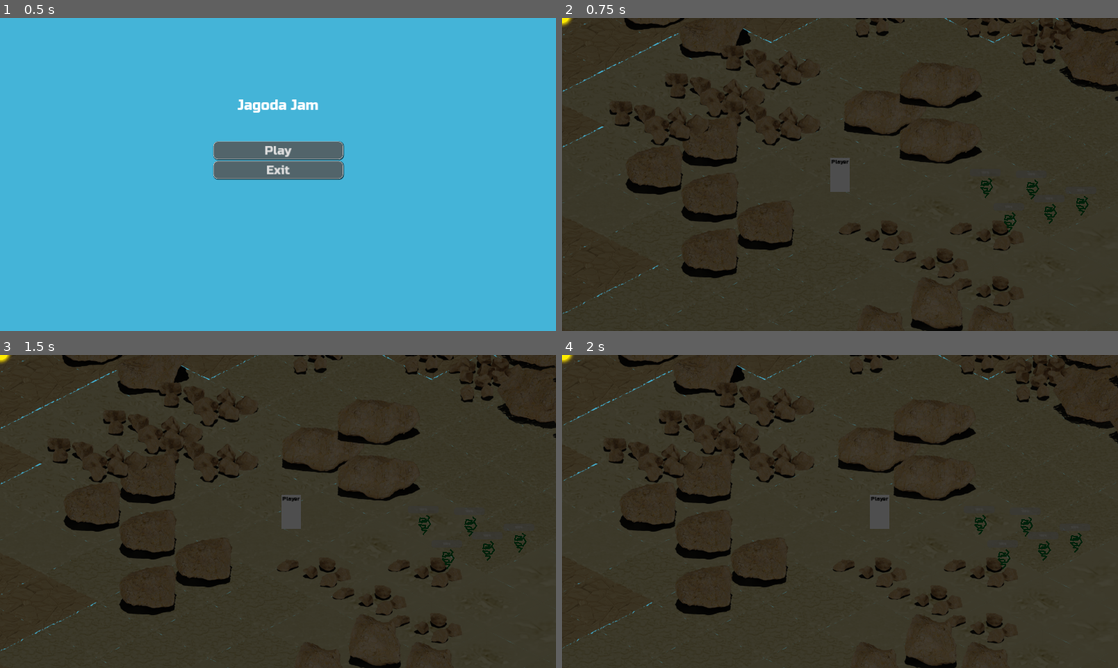
Above: before the commit, frames 1-4 (two rows, left to right).
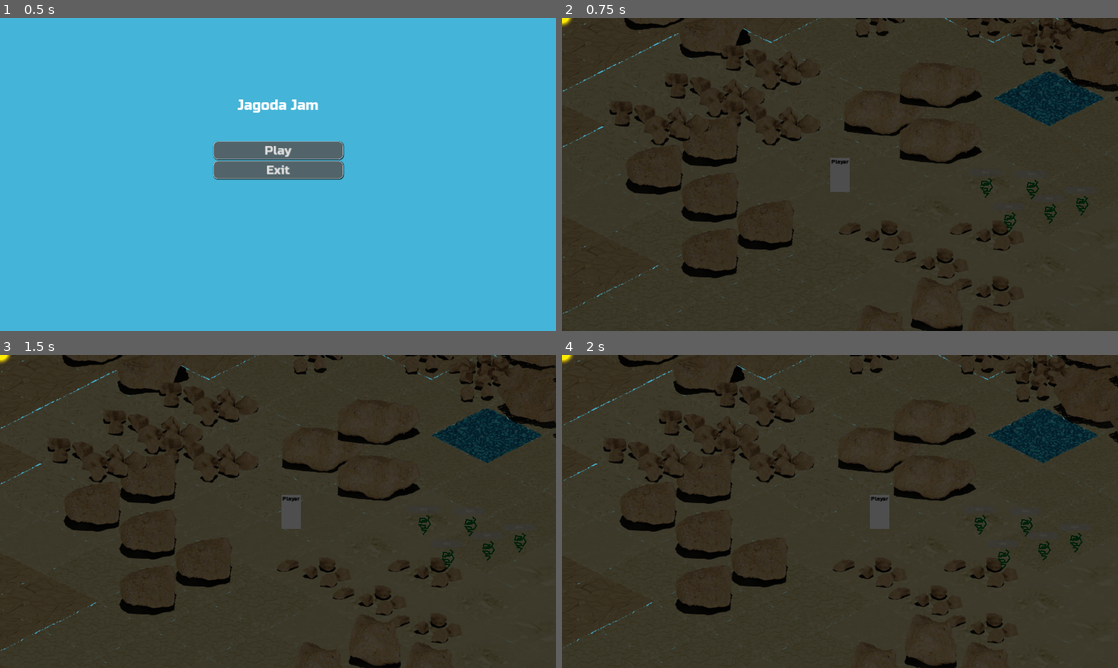
Above: after the commit, the same moments.

Repository: lorentzo/jagoda-jam
Game: Godot game, scene res://Scenes/MainMenu.tscn
Two runs of this game, one before a commit and one after it. Both use one fixed random seed, a clock stepped at 60 frames per second and the inputs below.
Inputs:
- Up to frame 1 (0.5 s): no input
- Up to frame 2 (0.75 s): click "Play" at 0.5 s
- Up to frame 3 (1.5 s): tap Enter at 1.25 s; hold Right (walk-right) from 1.28 s (still down)
- Up to frame 4 (2 s): keep holding Right (walk-right)

Frame 1 is identical in both runs. In frame 2, 1.8% of the frame differs, in the area x 77-98%, y 17-35%; in frame 3, 1.8%; in frame 4, 1.8%, in the area x 76-97%, y 17-35%.

Commit message:
add animated sea tiles

Diff:
--- a/jagoda/Assets/Tiles/BaseIslandTiles/BaseIslandTileMap.tres
+++ b/jagoda/Assets/Tiles/BaseIslandTiles/BaseIslandTileMap.tres
@@ -41,6 +41,7 @@
 [ext_resource type="Texture2D" uid="uid://clv5jypiyaeya" path="res://Assets/Tiles/BaseIslandTiles/Textures/landIN_seaOUT_15.png" id="22_0ay2i"]
 [ext_resource type="Texture2D" uid="uid://bwjjaqy5ru6n8" path="res://Assets/Tiles/BaseIslandTiles/Textures/sea1.png" id="23_g3mvj"]
 [ext_resource type="Texture2D" uid="uid://b08w8po8ggyyy" path="res://Assets/Tiles/BaseIslandTiles/Textures/landOUT_seaIN_4.png" id="41_viua4"]
+[ext_resource type="Texture2D" uid="uid://cnhwnhm72yndh" path="res://Assets/Tiles/BaseIslandTiles/Textures/sea_anim1/sea_animated_tex1.tres" id="42_atall"]
 
 [sub_resource type="TileSetAtlasSource" id="TileSetAtlasSource_0yo0j"]
 resource_name = "sand1"
@@ -347,6 +348,13 @@
 [sub_resource type="TileSetAtlasSource" id="TileSetAtlasSource_wxxo4"]
 resource_name = "sand7"
 texture = ExtResource("7_setfn")
+texture_region_size = Vector2i(256, 256)
+0:0/0 = 0
+0:0/0/physics_layer_0/linear_velocity = Vector2(0, 0)
+0:0/0/physics_layer_0/angular_velocity = 0.0
+
+[sub_resource type="TileSetAtlasSource" id="TileSetAtlasSource_tmwj3"]
+texture = ExtResource("42_atall")
 texture_region_size = Vector2i(256, 256)
 0:0/0 = 0
 0:0/0/physics_layer_0/linear_velocity = Vector2(0, 0)
@@ -402,3 +410,4 @@
 sources/47 = SubResource("TileSetAtlasSource_eg64v")
 sources/48 = SubResource("TileSetAtlasSource_73xc7")
 sources/50 = SubResource("TileSetAtlasSource_0uyvj")
+sources/7 = SubResource("TileSetAtlasSource_tmwj3")
--- a/jagoda/Assets/Tiles/BaseIslandTiles/BaseIslandTiles.tscn
+++ b/jagoda/Assets/Tiles/BaseIslandTiles/BaseIslandTiles.tscn
@@ -10,7 +10,7 @@
 tile_set = ExtResource("1_rrheu")
 format = 2
 layer_0/y_sort_enabled = true
-layer_0/tile_data = PackedInt32Array(-131072, 0, 0, -65536,  …(1859 unchanged characters)… 5359, 6, 0, 655360, 12, 0, 786432, 12, 0)
+layer_0/tile_data = PackedInt32Array(-131072, 0, 0, -65536,  …(1859 unchanged characters)… 5359, 6, 0, 655360, 12, 0, 786432, 12, 0, 1179648, 7, 0, 1245184, 7, 0, 1310721, 7, 0, 1245185, 7, 0, 1572863, 7, 0, 1376256, 7, 0)
 
 [node name="Rocks" type="TileMap" parent="."]
 y_sort_enabled = true
--- /dev/null
+++ b/jagoda/Assets/Tiles/BaseIslandTiles/Textures/sea_anim1/sea_animated_tex1.tres
@@ -0,0 +1,35 @@
+[gd_resource type="AnimatedTexture" load_steps=11 format=3 uid="uid://cnhwnhm72yndh"]
+
+[ext_resource type="Texture2D" uid="uid://hbxayqqx1ttd" path="res://Assets/Tiles/BaseIslandTiles/Textures/sea_anim1/sea_anim0001.png" id="1_6c120"]
+[ext_resource type="Texture2D" uid="uid://cuccvfrtsffel" path="res://Assets/Tiles/BaseIslandTiles/Textures/sea_anim1/sea_anim0002.png" id="2_7h2gb"]
+[ext_resource type="Texture2D" uid="uid://2imxrapgvuml" path="res://Assets/Tiles/BaseIslandTiles/Textures/sea_anim1/sea_anim0003.png" id="3_u6ivx"]
+[ext_resource type="Texture2D" uid="uid://d0jnhce0k4ujt" path="res://Assets/Tiles/BaseIslandTiles/Textures/sea_anim1/sea_anim0004.png" id="4_7nvw8"]
+[ext_resource type="Texture2D" uid="uid://b5ikgk0ilsno3" path="res://Assets/Tiles/BaseIslandTiles/Textures/sea_anim1/sea_anim0005.png" id="5_txqki"]
+[ext_resource type="Texture2D" uid="uid://cieykax8cspi" path="res://Assets/Tiles/BaseIslandTiles/Textures/sea_anim1/sea_anim0006.png" id="6_dc6xo"]
+[ext_resource type="Texture2D" uid="uid://4qlrgfos0ws2" path="res://Assets/Tiles/BaseIslandTiles/Textures/sea_anim1/sea_anim0007.png" id="7_t4wuc"]
+[ext_resource type="Texture2D" uid="uid://ddpbau073uxag" path="res://Assets/Tiles/BaseIslandTiles/Textures/sea_anim1/sea_anim0008.png" id="8_cmg0f"]
+[ext_resource type="Texture2D" uid="uid://t4rah76mb16s" path="res://Assets/Tiles/BaseIslandTiles/Textures/sea_anim1/sea_anim0009.png" id="9_fu4xs"]
+[ext_resource type="Texture2D" uid="uid://1kstjuv0o281" path="res://Assets/Tiles/BaseIslandTiles/Textures/sea_anim1/sea_anim0010.png" id="10_n7bbj"]
+
+[resource]
+frames = 10
+speed_scale = 10.0
+frame_0/texture = ExtResource("1_6c120")
+frame_1/texture = ExtResource("2_7h2gb")
+frame_1/duration = 1.0
+frame_2/texture = ExtResource("3_u6ivx")
+frame_2/duration = 1.0
+frame_3/texture = ExtResource("4_7nvw8")
+frame_3/duration = 1.0
+frame_4/texture = ExtResource("5_txqki")
+frame_4/duration = 1.0
+frame_5/texture = ExtResource("6_dc6xo")
+frame_5/duration = 1.0
+frame_6/texture = ExtResource("7_t4wuc")
+frame_6/duration = 1.0
+frame_7/texture = ExtResource("8_cmg0f")
+frame_7/duration = 1.0
+frame_8/texture = ExtResource("9_fu4xs")
+frame_8/duration = 1.0
+frame_9/texture = ExtResource("10_n7bbj")
+frame_9/duration = 1.0
--- a/jagoda/Scenes/Game.tscn
+++ b/jagoda/Scenes/Game.tscn
@@ -16,7 +16,7 @@
 tile_set = ExtResource("2_mb1pj")
 format = 2
 layer_0/y_sort_enabled = true
-layer_0/tile_data = PackedInt32Array(4, 0, 0, 65540, 0, 0, 1 …(1255 unchanged characters)… , 196610, 13, 0, 131074, 13, 0, 131075, 13, 0, 65538, 13, 0, 3, 13, 0, -65532, 0,  …(2319 unchanged characters)…
+layer_0/tile_data = PackedInt32Array(4, 0, 0, 65540, 0, 0, 1 …(1255 unchanged characters)… , 196610, 13, 0, 131074, 13, 0, 131075, 7, 0, 65538, 13, 0, 3, 13, 0, -65532, 0,  …(2319 unchanged characters)…
 
 [node name="rock_tiles" type="TileMap" parent="."]
 tile_set = ExtResource("3_pmcio")
Not shown: 1 places in jagoda/Assets/Tiles/BaseIslandTiles/BaseIslandTileMap.tres that only renumber resources
Binary file added: jagoda/Assets/Tiles/BaseIslandTiles/Textures/sea_anim1/sea_anim0001.png
Not shown, added: jagoda/Assets/Tiles/BaseIslandTiles/Textures/sea_anim1/sea_anim0001.png.import
Binary file added: jagoda/Assets/Tiles/BaseIslandTiles/Textures/sea_anim1/sea_anim0002.png
Not shown, added: jagoda/Assets/Tiles/BaseIslandTiles/Textures/sea_anim1/sea_anim0002.png.import
Binary file added: jagoda/Assets/Tiles/BaseIslandTiles/Textures/sea_anim1/sea_anim0003.png
Not shown, added: jagoda/Assets/Tiles/BaseIslandTiles/Textures/sea_anim1/sea_anim0003.png.import
Binary file added: jagoda/Assets/Tiles/BaseIslandTiles/Textures/sea_anim1/sea_anim0004.png
Not shown, added: jagoda/Assets/Tiles/BaseIslandTiles/Textures/sea_anim1/sea_anim0004.png.import
Binary file added: jagoda/Assets/Tiles/BaseIslandTiles/Textures/sea_anim1/sea_anim0005.png
Not shown, added: jagoda/Assets/Tiles/BaseIslandTiles/Textures/sea_anim1/sea_anim0005.png.import
Binary file added: jagoda/Assets/Tiles/BaseIslandTiles/Textures/sea_anim1/sea_anim0006.png
(and 27 more such lines)
